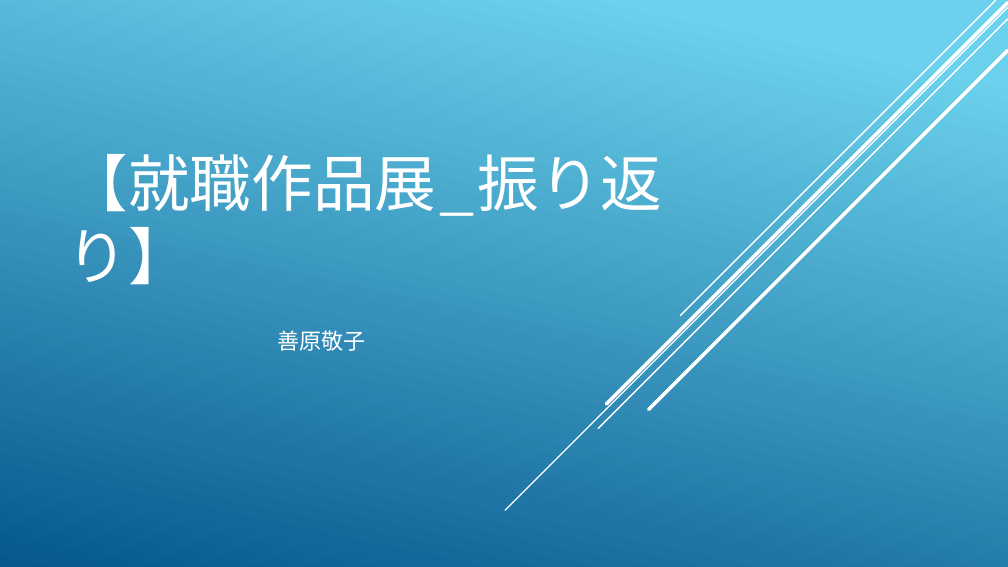
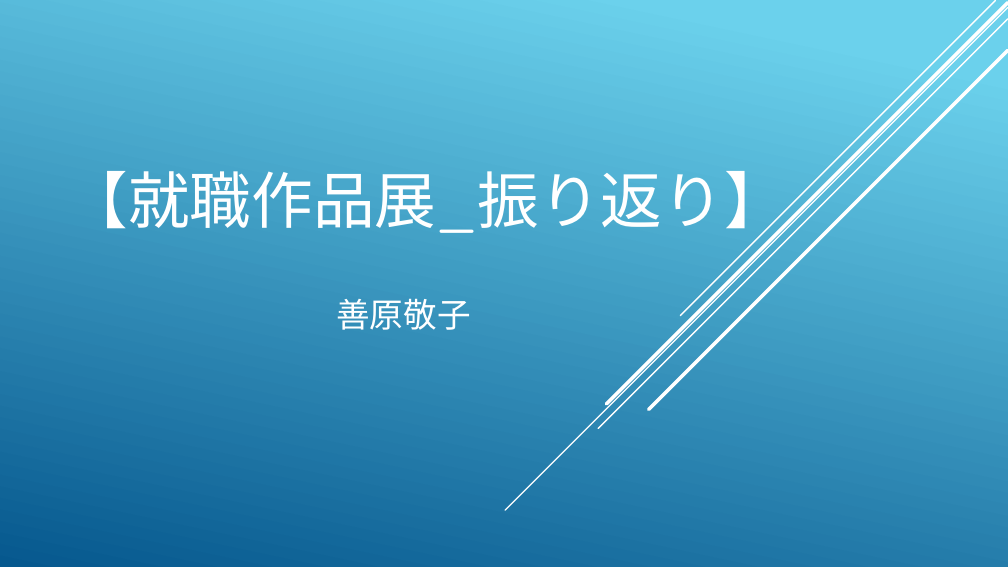
Before and after one commit to KY0614/ENDLESS_ENCORE, a slide deck: slide 1 of 概要/【就職作品展_振り返りシート】_名前.pptx. Drawn at 1008x567 pixels with LibreOffice and Linux fonts; fonts in the diff are those of the drawing. Boxes give left, top, right and bottom in pixels: in the first picture for what was removed or moved away, otherwise in the second. Text is boxed around its words. In the diff, an @@ line names an element or a change of style, - is before the commit and + after.

Commit message:
[add]振り返りシート追加

```diff
--- a/概要/【就職作品展_振り返りシート】_名前.pptx
+++ b/概要/【就職作品展_振り返りシート】_名前.pptx
@@ title "【就職作品展_振り返り】" rewrapped from <box>67,154,663,285</box> to <box>67,171,786,239</box> @@
@@ subtitle "善原敬子": place and size @@
-subtitle "善原敬子" at <box>277,330,365,351</box>
+subtitle "善原敬子" at <box>336,298,470,330</box>
@@ subtitle "善原敬子" at <box>336,298,470,330</box>: size 15.8 to 24 pt @@
```
Also in this commit, not shown: 2 other slides changed, 7 slides removed, 6 other files.
